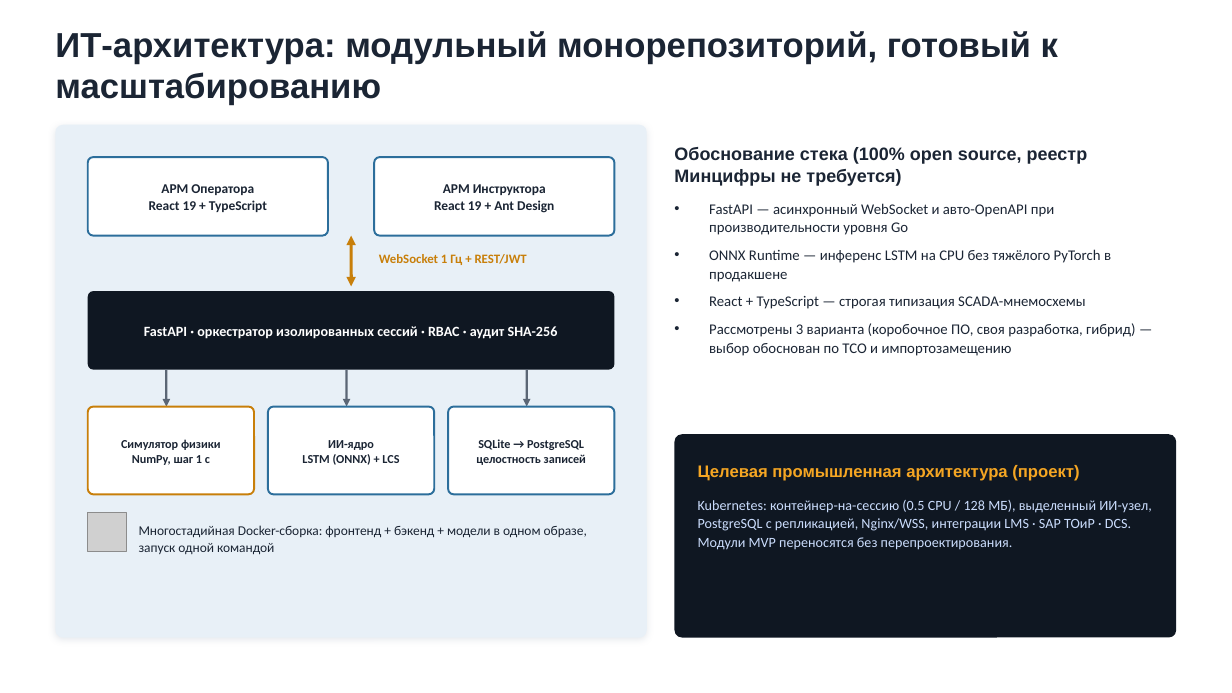
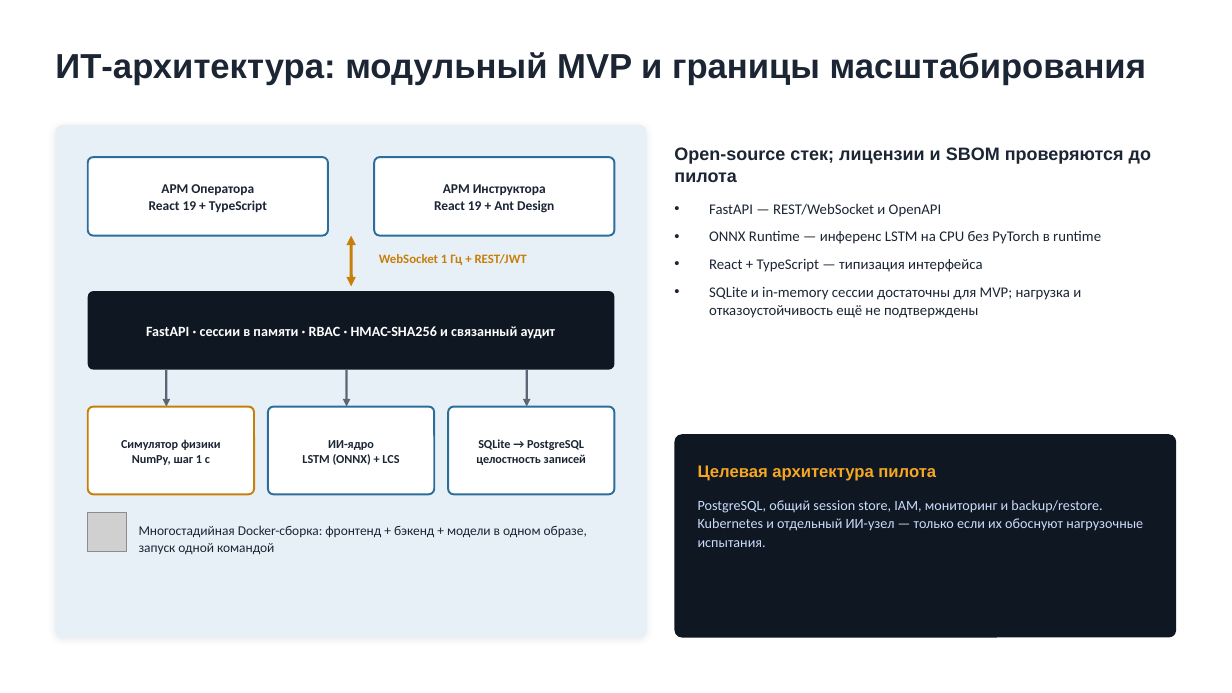
Before and after one commit to Arladnice/elou-avt-smart-tutor, a slide deck: slide 5 of docs/presentations/ELOU_AVT_Smart_Tutor.pptx. Drawn at 1232x693 pixels with LibreOffice and Linux fonts; fonts in the diff are those of the drawing; grey boxes stand for pictures. Boxes give left, top, right and bottom in pixels: in the first picture for what was removed or moved away, otherwise in the second. Text is boxed around its words. In the diff, an @@ line names an element or a change of style, - is before the commit and + after.

```diff
--- a/docs/presentations/ELOU_AVT_Smart_Tutor.pptx
+++ b/docs/presentations/ELOU_AVT_Smart_Tutor.pptx
@@ text at (55,52,1146,85): text changed @@
-ИТ-архитектура: модульный монорепозиторий, готовый к масштабированию
+ИТ-архитектура: модульный MVP и границы масштабирования
@@ text at (674,147,1151,182): text changed @@
-Обоснование стека (100% open source, реестр Минцифры не требуется)
+Open-source стек; лицензии и SBOM проверяются до пилота
@@ text at (709,203,1101,318): text changed @@
-• FastAPI — асинхронный WebSocket и авто-OpenAPI при производительности уровня Go
-• ONNX Runtime — инференс LSTM на CPU без тяжёлого PyTorch в продакшене
-• React + TypeScript — строгая типизация SCADA-мнемосхемы
-• Рассмотрены 3 варианта (коробочное ПО, своя разработка, гибрид) — выбор обоснован по TCO и импортозамещению
+• FastAPI — REST/WebSocket и OpenAPI
+• ONNX Runtime — инференс LSTM на CPU без PyTorch в runtime
+• React + TypeScript — типизация интерфейса
+• SQLite и in-memory сессии достаточны для MVP; нагрузка и отказоустойчивость ещё не подтверждены
@@ text at (146,326,556,339): text changed @@
-FastAPI · оркестратор изолированных сессий · RBAC · аудит SHA-256
+FastAPI · сессии в памяти · RBAC · HMAC-SHA256 и связанный аудит
@@ text at (698,465,936,481): text changed @@
-Целевая промышленная архитектура (проект)
+Целевая архитектура пилота
@@ text at (698,500,1143,547): text changed @@
-Kubernetes: контейнер-на-сессию (0.5 CPU / 128 МБ), выделенный ИИ-узел, PostgreSQL с репликацией, Nginx/WSS, интеграции LMS · SAP ТОиР · DCS. Модули MVP переносятся без перепроектирования.
+PostgreSQL, общий session store, IAM, мониторинг и backup/restore. Kubernetes и отдельный ИИ-узел — только если их обоснуют нагрузочные испытания.
```
Also in this commit, not shown: 9 other slides changed, 27 other files.
